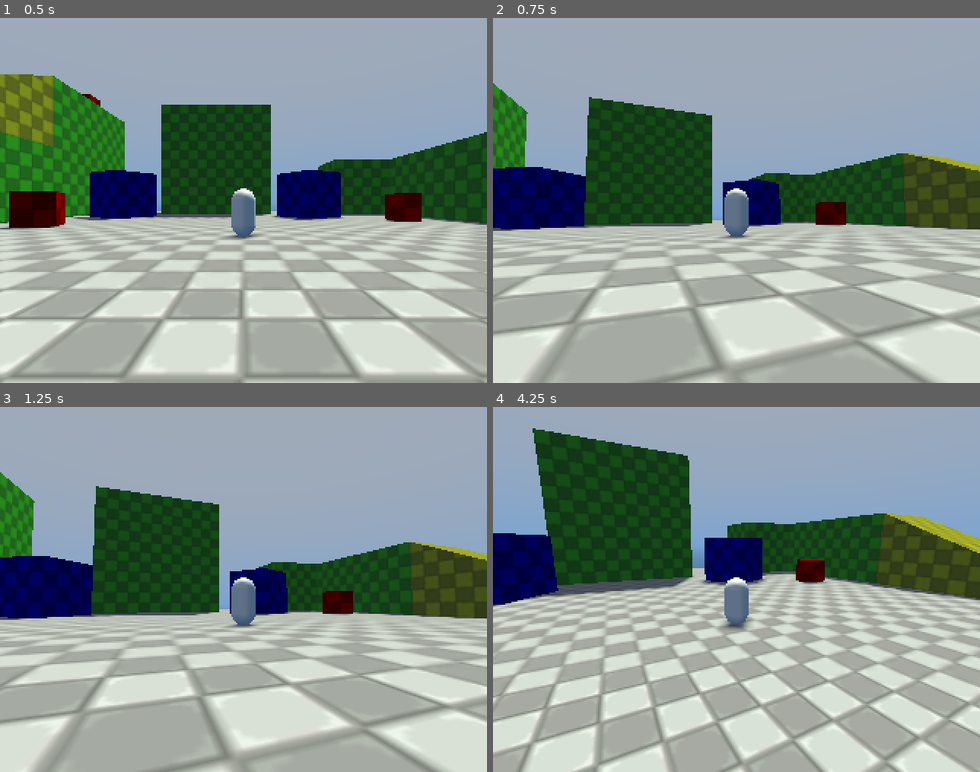
Above: before the commit, frames 1-4 (two rows, left to right).
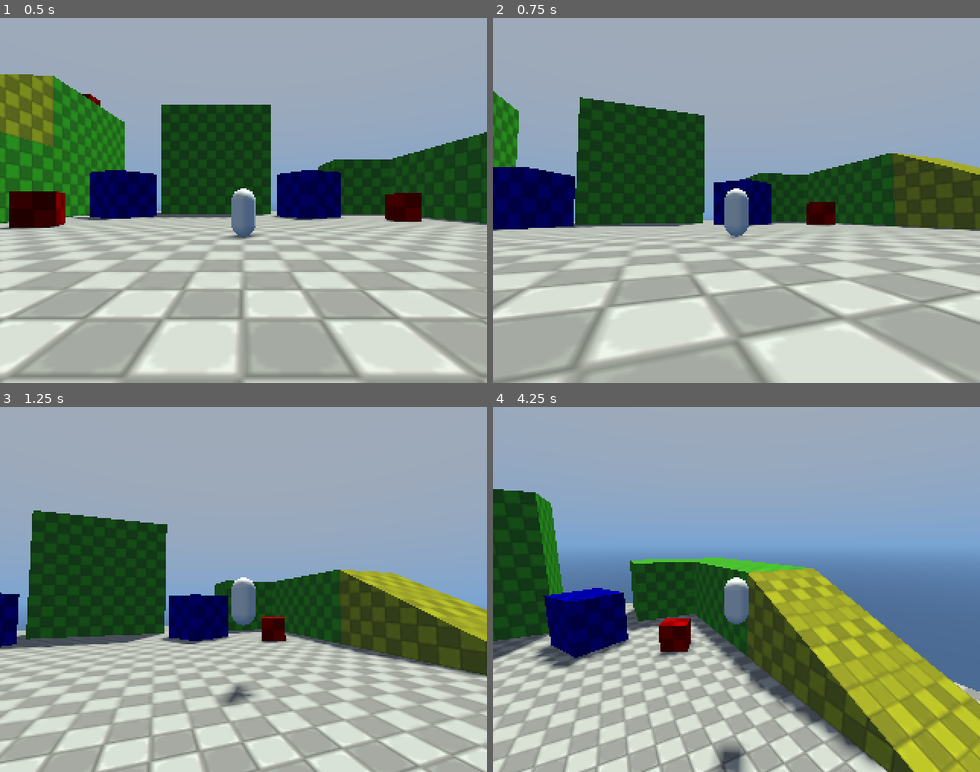
Above: after the commit, the same moments.

Repository: McInteractive23/Shard-Seaker
Game: Godot game, scene res://Levels/Dev Playground/dev_environment.tscn
Two runs of this game, one before a commit and one after it. Both use one fixed random seed, a clock stepped at 60 frames per second and the inputs below.
Inputs (mouse positions are in pixels of both pictures, inside the frame that each line leads up to):
- Up to frame 1 (0.5 s): no input
- Up to frame 2 (0.75 s): tap Enter at 0.5 s; move the mouse to (843, 182) at 0.52 s; hold D (Right) from 0.53 s (still down); hold Shift (Sprint) from 0.53 s (still down); click (843, 182) at 0.67 s
- Up to frame 3 (1.25 s): keep holding D (Right); keep holding Shift (Sprint); tap Space (Jump) at 0.77 s
- Up to frame 4 (4.25 s): move the mouse to (639, 607) at 1.27 s; release D (Right) at 1.28 s; release Shift (Sprint) at 1.28 s; hold S (Backward) 1.28-2.03 s; tap Shift (Sprint) at 1.35, 2.85 s; tap Space (Jump) at 1.52, 3.02, 3.77 s; move the mouse to (785, 509) at 2.02 s; hold D (Right) 2.03-2.78 s; hold Shift (Sprint) 2.03-2.78 s; move the mouse to (712, 662) at 2.77 s; hold W (Forward) 2.78-3.53 s; click (712, 662) at 2.92 s; move the mouse to (882, 644) at 3.52 s; hold A (Left) from 3.53 s (still down); hold Shift (Sprint) from 3.53 s (still down)

Frame 1 is identical in both runs. In frame 2, 31% of the frame differs, in the area x 0-100%, y 17-100%; in frame 3, 44%; in frame 4, 65%, in the area x 0-100%, y 5-100%.
Error before the commit: Parse Error: Variable "Base_Speed" has the same name as a previously declared variable. (res://Player/player_controler.gd:4)

Commit message:
uh bug?

Diff:
--- a/Player/player_controler.gd
+++ b/Player/player_controler.gd
@@ -1,7 +1,6 @@
 extends CharacterBody3D
 
 @export var Base_Speed : float = 3.0
-@export var Base_Speed : float = 2.5
 @export var Sprint_Speed : float = 5.0
 @export var Movement_Acceleration : float = 4.0
 @export var Movement_Deceleration : float = 8.0
